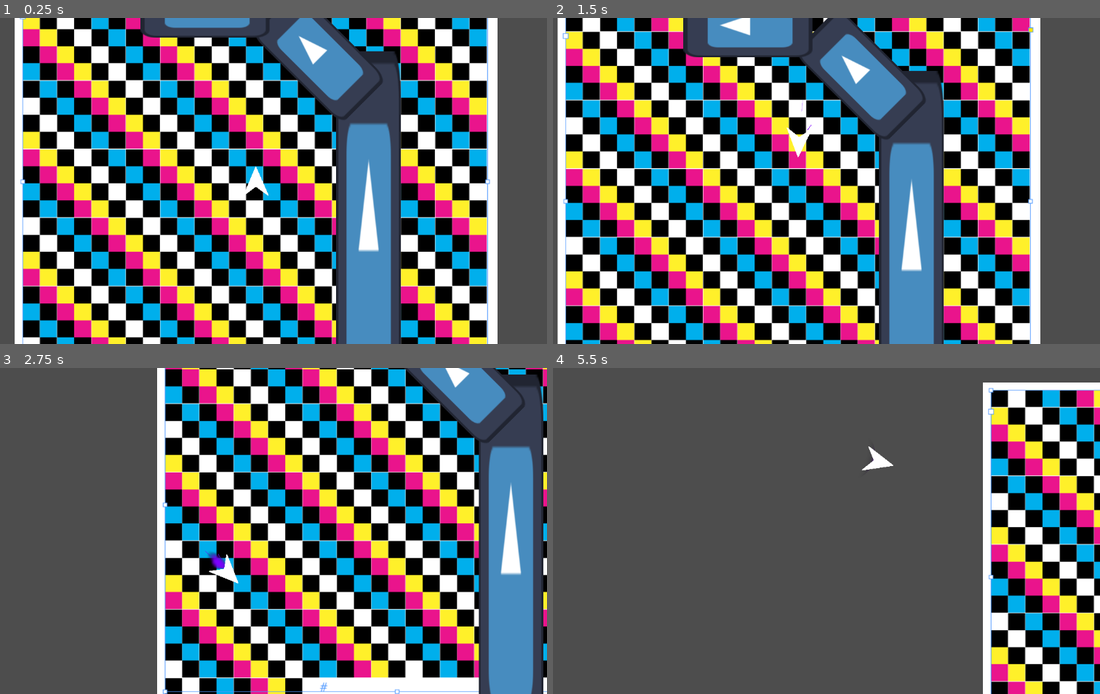
Above: before the commit, frames 1-4 (two rows, left to right).
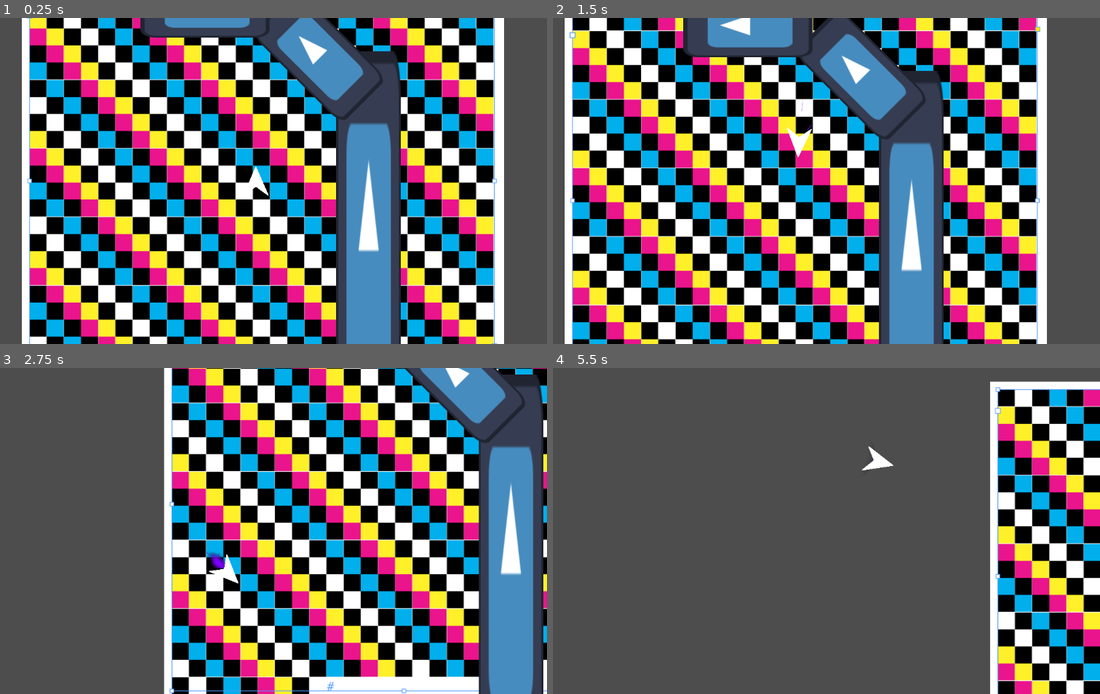
Above: after the commit, the same moments.

Repository: ParadoxArcher/Angle_Advantage
Game: Godot game, scene res://Scenes/GameScene.tscn
The game is run twice, just before and just after one commit, with the same random seed, the same clock (stepped at 60 frames per second) and the same inputs. The engine's default icon, where the game draws it, is replaced by a stand-in: a white triangle on a blue panel in a dark square.
Inputs:
- Up to frame 1 (0.25 s): no input
- Up to frame 2 (1.5 s): tap Enter at 0.5 s; hold D (RotateRight) 0.53-1.28 s; hold W (Boost) 0.53-1.28 s; hold S (Back) from 1.28 s (still down); tap Space (Dodge) at 1.35 s
- Up to frame 3 (2.75 s): release S (Back) at 2.03 s; hold D (RotateRight) from 2.03 s (still down); hold W (Boost) from 2.03 s (still down)
- Up to frame 4 (5.5 s): release W (Boost) at 2.78 s; tap Space (Dodge) at 2.85, 4.35 s; release D (RotateRight) at 3.53 s; hold W (Boost) 3.53-4.28 s; hold A (RotateLeft) 3.53-5.03 s; hold S (Back) from 5.03 s (still down); hold W (Boost) from 5.03 s (still down)

The runs differ from the first frame. In frame 1, 40% of the frame differs, in the area x 2-93%, y 0-100%; in frame 2, 39%; in frame 3, 30%; in frame 4, 12%.

Commit message:
vault backup: 2025-03-19 22:41:14

Diff:
--- a/zProject Files/Godot/Scenes/GameScene.tscn
+++ b/zProject Files/Godot/Scenes/GameScene.tscn
@@ -7,8 +7,8 @@
 [sub_resource type="RectangleShape2D" id="RectangleShape2D_mdej7"]
 size = Vector2(255, 1537)
 
-[sub_resource type="CircleShape2D" id="CircleShape2D_v85ow"]
-radius = 220.54
+[sub_resource type="CircleShape2D" id="CircleShape2D_djhi5"]
+radius = 200.0
 
 [sub_resource type="RectangleShape2D" id="RectangleShape2D_2rgot"]
 size = Vector2(257, 509)
@@ -29,7 +29,7 @@
 light_mask = 0
 visibility_layer = 512
 z_index = -10
-position = Vector2(2, 0)
+position = Vector2(29, -3)
 scale = Vector2(2.5, 2.5)
 texture = ExtResource("2_3lpfc")
 
@@ -41,8 +41,16 @@
 shape = SubResource("RectangleShape2D_mdej7")
 
 [node name="CollisionShape2D2" type="CollisionShape2D" parent="StaticBody2D"]
-position = Vector2(-10, 770)
-shape = SubResource("CircleShape2D_v85ow")
+position = Vector2(-240, 987)
+rotation = -0.785398
+scale = Vector2(1, 1)
+shape = SubResource("CircleShape2D_djhi5")
+
+[node name="CollisionPolygon2D" type="CollisionPolygon2D" parent="StaticBody2D"]
+position = Vector2(-198, -750)
+rotation = -0.785398
+scale = Vector2(1, 1)
+polygon = PackedVector2Array(-785.596, 1067.02, -697.914, 1240.97, -791.253, 1444.62, -982.878, 1497.65, -1154, 1434.01, -1217.64, 1230.37, -1161.07, 1026.72, -903.682, 1006.92)
 
 [node name="Sprite2D" type="Sprite2D" parent="StaticBody2D"]
 scale = Vector2(2, 12)
Not shown, changed: .obsidian/workspace.json
